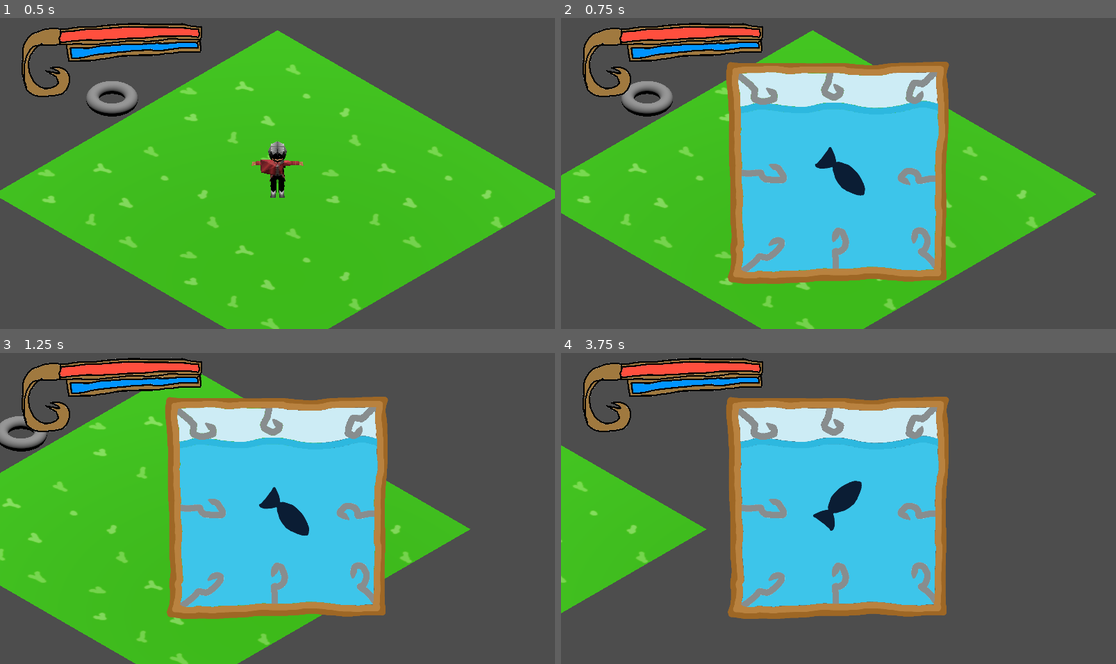
Above: before the commit, frames 1-4 (two rows, left to right).
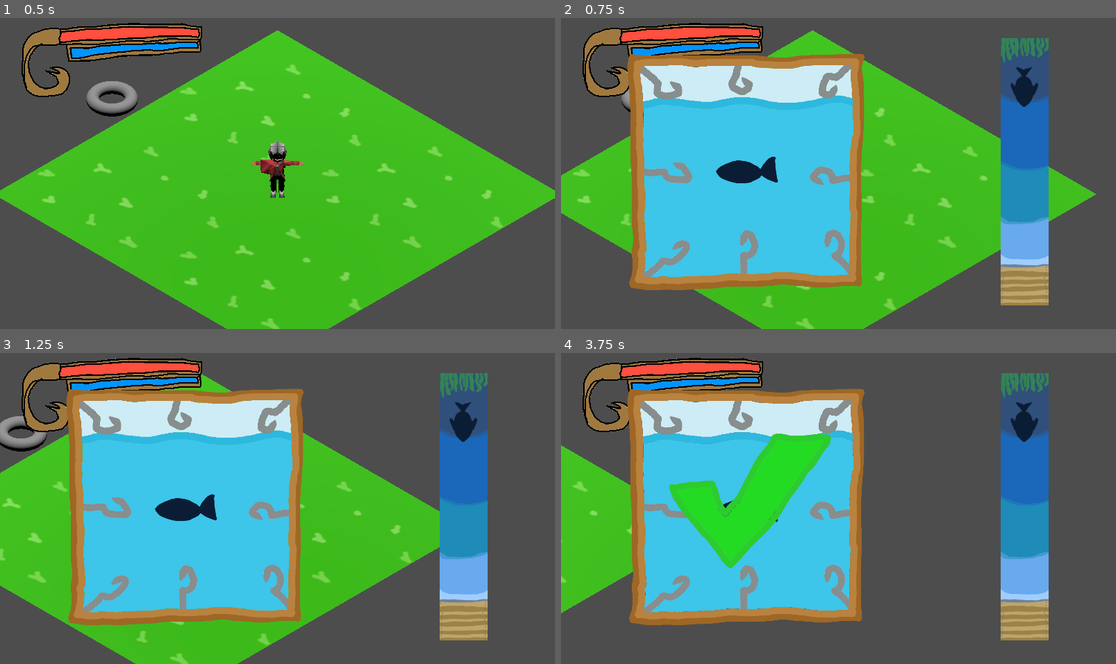
Above: after the commit, the same moments.

Repository: hcthoemmes/cathartic-casting-compulsion
Game: Godot game, scene res://Scenes/world_root.tscn
Same seed, same stepped clock (60 frames per second), same inputs: the game is played once before the commit and once after it.
Inputs:
- Up to frame 1 (0.5 s): no input
- Up to frame 2 (0.75 s): hold D (east) from 0.53 s (still down); tap Z (use) at 0.6 s
- Up to frame 3 (1.25 s): keep holding D (east)
- Up to frame 4 (3.75 s): release D (east) at 1.28 s; hold S (south) 1.28-2.03 s; tap Z (use) every 0.75 s from 1.35 to 3.6 s; hold D (east) 2.03-2.78 s; hold W (north) 2.78-3.53 s; hold A (west) from 3.53 s (still down)

Frame 1 is identical in both runs. In frame 2, 39% of the frame differs, in the area x 11-88%, y 6-93%; in frame 3, 39%; in frame 4, 41%.

Commit message:
Add idle animation, checkmark/X for round result, and push/pull mechanic.
Add checkmark and X to show round results. Change success/failure condition to a back-and-forth progress check instead of 3 strikes = failure. Fix random generation of fish direction so (0, 0) is excluded from vector options. Reveal fish image after success, fade fish image after failure. Misc bug fixes and refactoring.

Diff:
--- a/Scenes/darting_fish.gd
+++ b/Scenes/darting_fish.gd
@@ -1,28 +1,72 @@
 extends Node2D
 
-@onready var sprite: Sprite2D = $Sprite2D
+var start_position: Vector2
+var pull_direction: Vector2
+var max_response_time: float = 1.8
+var min_response_time: float = 0.7
 
-var start_position = Vector2(576.0, 320.0)
-var pull_direction: Vector2
 var pull_strength := 50
-var rounds := 5
-var response_time = 1.5
+#var rounds := 1
+
+# resource vars
+var size: int
+var difficulty: int = 2 # between 0 and 4
+@export var image: Texture2D
+#@export var image: Texture2D
+
+var max_difficulty: int = 4
+var response_time: float
 var sprite_direction := Vector2.LEFT
 var status = "waiting"
-var current_round = 0
-var animation
 
-func _physics_process(delta: float) -> void:
-	# for number of rounds:
-	if status == "pulling" and not pull_direction:
-		pull()
+var tween
+var revealed = false
 
-func pull():
+func _ready() -> void:
+	start_position = position
+	response_time = max_response_time - (
+		((max_response_time - min_response_time) / max_difficulty) \
+		* difficulty
+	)
+	# TO-DO: scale sprite based on size
+
+func _physics_process(_delta: float) -> void:
+	if status == "waiting" and not (tween and tween.is_running):
+		idle()
+	elif status == "caught" and not revealed:
+		reveal()
+
+func idle() -> void:
+	tween = create_tween().set_loops().set_trans(Tween.TRANS_SINE)
+	var top = position.y
+	var bottom = position.y + 10
+	tween.tween_property(self, "position:y", top, 0.4)
+	tween.tween_property(self, "position:y", bottom, 0.4)
+
+func pull() -> void:
+	status = "pulling"
 	# randomly choose 1 of 8 directions to swim in
-	pull_direction = Vector2(randi_range(-1, 1), randi_range(-1, 1)).normalized()
-	sprite.rotation = pull_direction.angle() - sprite_direction.angle()
-	animation = create_tween().set_loops()
+	var pull_x = 0
+	var pull_y = 0
+	while pull_x == 0 and pull_y == 0: # can't choose (0, 0)
+		pull_x = randi_range(-1, 1)
+		pull_y = randi_range(-1, 1)
+	pull_direction = Vector2(pull_x, pull_y) \
+		.normalized() # make all vectors same length
+	rotation = pull_direction.angle() - sprite_direction.angle()
+	tween = create_tween().set_loops()
 	var start = start_position
 	var end = start + pull_direction * pull_strength
-	animation.tween_property(sprite, "position", end, 0.5).from(start)
-	animation.tween_property(sprite, "position", start, 0.25).from(end)
+	tween.tween_property(self, "position", end, 0.5)
+	tween.tween_property(self, "position", start, 0.25)
+
+func reveal() -> void:
+	revealed = true
+	tween = create_tween().tween_property(self, "modulate:a", 0, 0.5)
+	await(tween.finished)
+	self.texture = image
+	tween = create_tween().tween_property(self, "modulate:a", 1, 0.5)
+
+func reset() -> void:
+	position = start_position
+	rotation = 0
--- a/Scenes/fishing.gd
+++ b/Scenes/fishing.gd
@@ -1,57 +1,60 @@
 extends Node2D
 
-@onready var fish = $DartingFish
-var current_round = 1
+@onready var fish = $HookBox/Fish
+@onready var result: Sprite2D = $HookBox/Result
+
 var results = []
 var failures = 0
 var reel_direction: Vector2
+var progress := 0
 
-func _physics_process(delta: float) -> void:
+
+func _ready() -> void:
+	next_round()
+
+func _physics_process(_delta: float) -> void:
 	# if fish is pulling, player can attempt to reel it in
 	if fish.status == "pulling":
 		# Snap to nearest unit vector for controller input
-		reel_direction = Input.get_vector("west", "east", "north", "south").snapped(Vector2(1,1)).normalized()
-	elif fish.status == "waiting":
-		start_round()
+		reel_direction = Input.get_vector("west", "east", "north", "south")\
+			.snapped(Vector2(1, 1)).normalized()
 
-func reel_success() -> bool:
-	return reel_direction == -fish.pull_direction if reel_direction else false
-
-func start_round() -> void:
-	fish.status = "pulling"
-	fish.pull_direction = Vector2(0, 0)
+func next_round() -> void:
+	fish.status = "waiting"
+	await get_tree().create_timer(1.5).timeout
+	fish.pull()
 	# if not successfully reeled by end of response time, fail round
 	await get_tree().create_timer(fish.response_time).timeout
-	fish.animation.kill()
+	fish.tween.kill()
 	if reel_success():
 		round_won()
 	else:
 		round_lost()
 	if fish.status != "caught" and fish.status != "escaped":
-		fish.status = "waiting"
+		fish.reset()
+		next_round()
+
+func reel_success() -> bool:
+	return reel_direction == -fish.pull_direction if reel_direction else false
 
 func round_won():
-	# TO-DO: show check mark
-	print("round won")
-	# fish is caught if you make it through all the rounds
-	if current_round == fish.rounds:
+	result.show_symbol("check")
+	progress += 1
+	if progress >= fish.difficulty * 2:
 		fish_caught()
-	else:
-		current_round += 1
 
 func round_lost():
-	# TO-DO: show X
-	print("round lost")
-	failures += 1
-	# fish escapes if this is your third failure
-	if failures == 3:
+	result.show_symbol("cross")
+	progress -= 2
+	if progress <= -4:
 		fish_escaped()
 
 func fish_caught() -> void:
-	print("FISH CAUGHT!")
 	fish.status = "caught"
-	# TO-DO: replace silhouette with actual fish image
+	fish.reset()
 
 func fish_escaped() -> void:
-	print("FISH ESCAPED!")
+	# TO-DO: exit minigame here
 	fish.status = "escaped"
+	fish.reset()
+	create_tween().tween_property(fish, "modulate:a", 0, 1)
--- a/Scenes/fishing.tscn
+++ b/Scenes/fishing.tscn
@@ -6,29 +6,48 @@
 [ext_resource type="Texture2D" uid="uid://cqed1uh1y4471" path="res://progressfish.png" id="3_f6wi8"]
 [ext_resource type="Script" uid="uid://b0fcqiwpx2lu1" path="res://Scenes/darting_fish.gd" id="5_av1u1"]
 [ext_resource type="Texture2D" uid="uid://blek2oel2u1oh" path="res://dartingfish.png" id="5_lym3h"]
+[ext_resource type="Texture2D" uid="uid://diidnhxc5svls" path="res://boxcheck.png" id="7_7hb1t"]
+[ext_resource type="Texture2D" uid="uid://eg6413o7ytuy" path="res://salmon.png" id="7_lym3h"]
+[ext_resource type="Script" uid="uid://c7xuhfa728skk" path="res://Scenes/result.gd" id="8_lym3h"]
+[ext_resource type="Script" uid="uid://crtgdociv0ni8" path="res://Scenes/sprite_2d.gd" id="10_6qjx5"]
 
 [node name="Fishing" type="Node2D"]
 script = ExtResource("1_aamv5")
 
-[node name="HookBox" type="Sprite2D" parent="."]
-position = Vector2(576, 320)
-scale = Vector2(0.469983, 0.469983)
+[node name="ProgressBar" type="Node2D" parent="."]
+position = Vector2(912, 44)
+
+[node name="Background" type="TextureRect" parent="ProgressBar"]
+offset_right = 100.0
+offset_bottom = 555.0
+texture = ExtResource("2_aamv5")
+
+[node name="ProgressFish" type="Sprite2D" parent="ProgressBar"]
+position = Vector2(50, 101)
+texture = ExtResource("3_f6wi8")
+
+[node name="HookBox" type="Node2D" parent="."]
+position = Vector2(136, 68)
+
+[node name="Background" type="TextureRect" parent="HookBox"]
+offset_right = 1000.0
+offset_bottom = 1000.0
+scale = Vector2(0.5, 0.5)
 texture = ExtResource("1_av1u1")
 
-[node name="ProgressBar" type="Sprite2D" parent="."]
-position = Vector2(1250, 293.5)
-texture = ExtResource("2_aamv5")
+[node name="Fish" type="Sprite2D" parent="HookBox"]
+position = Vector2(250, 250)
+scale = Vector2(0.5, 0.5)
+texture = ExtResource("5_lym3h")
+script = ExtResource("5_av1u1")
+image = ExtResource("7_lym3h")
 
-[node name="ProgressFish" type="Node2D" parent="."]
+[node name="Result" type="Sprite2D" parent="HookBox"]
+visible = false
+position = Vector2(250, 250)
+scale = Vector2(0.5, 0.5)
+texture = ExtResource("7_7hb1t")
+script = ExtResource("8_lym3h")
 
-[node name="Sprite2D" type="Sprite2D" parent="ProgressFish"]
-position = Vector2(1249, 98.5)
-texture = ExtResource("3_f6wi8")
-
-[node name="DartingFish" type="Node2D" parent="."]
-script = ExtResource("5_av1u1")
-
-[node name="Sprite2D" type="Sprite2D" parent="DartingFish"]
-position = Vector2(576, 320)
-scale = Vector2(0.469983, 0.469983)
-texture = ExtResource("5_lym3h")
+[node name="Sprite2D" type="Sprite2D" parent="HookBox"]
+script = ExtResource("10_6qjx5")
--- /dev/null
+++ b/Scenes/result.gd
@@ -0,0 +1,13 @@
+extends Sprite2D
+
+func _ready() -> void:
+	visible = false
+
+func show_symbol(result) -> void:
+	texture = load("res://box%s.png" % result)
+	show()
+	scale = Vector2(0, 0)
+	var tween = create_tween()
+	tween.tween_property(self, "scale", Vector2(0.5, 0.5), 0.1)
+	await get_tree().create_timer(0.5).timeout
+	hide()
Not shown: 1 places in Scenes/fishing.tscn that only renumber resources
Not shown, added: Scenes/result.gd.uid
Empty file added: Scripts/fish_data.gd
Not shown, added: Scripts/fish_data.gd.uid
Binary file changed: salmon.png
